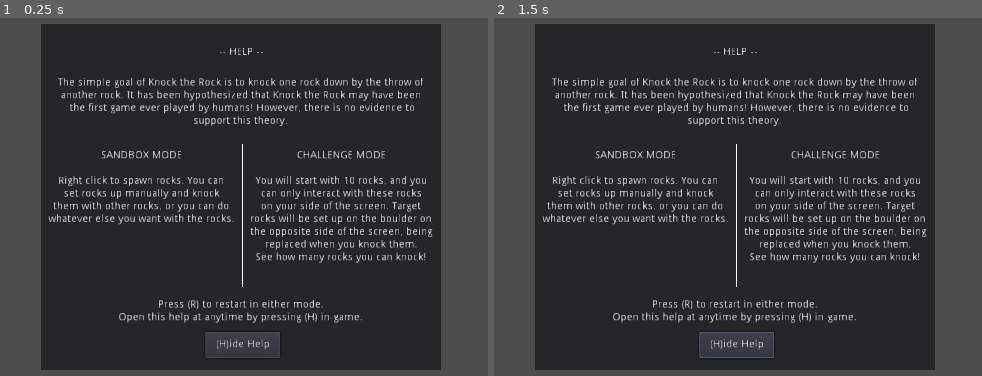
Above: before the commit, frames 1-2 (left to right).
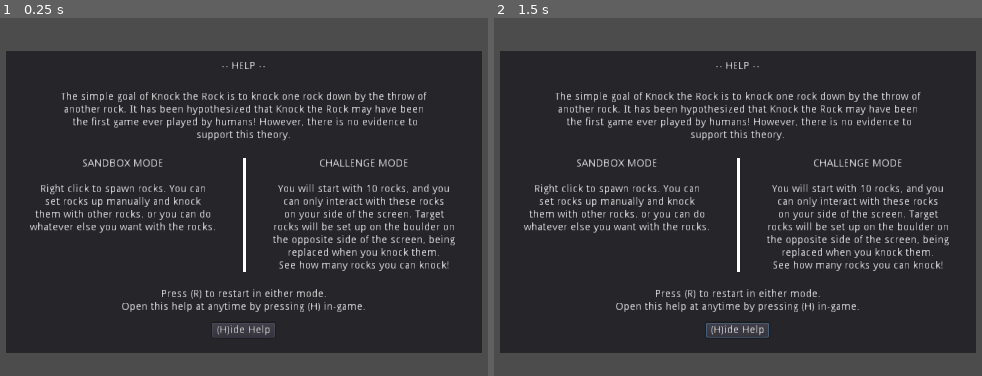
Above: after the commit, the same moments.

Repository: ebrahimebrahim/knock-the-rock
Game: Godot game, scene res://Help.tscn
The game is run twice, just before and just after one commit, with the same random seed, the same clock (stepped at 60 frames per second) and the same inputs. This scene is started directly instead of the project's main scene.
Inputs (mouse positions are in pixels of both pictures, inside the frame that each line leads up to):
- Up to frame 1 (0.25 s): no input
- Up to frame 2 (1.5 s): click "(H)ide Help" at 0.5 s; move the mouse to (913, 179) at 1.27 s; hold T (toggle_hud) from 1.28 s (still down); click (913, 179) at 1.42 s

The runs differ from the first frame. In frame 1, 36% of the frame differs, in the area x 1-99%, y 1-99%; in frame 2, 36%.

Commit message:
use containers to layout help screen

Diff:
--- a/ktr/Help.tscn
+++ b/ktr/Help.tscn
@@ -1,28 +1,41 @@
-[gd_scene format=2]
+[gd_scene load_steps=2 format=2]
 
-[node name="Help" type="Control"]
-anchor_right = 1.0
-anchor_bottom = 1.0
-margin_left = 263.0
-margin_top = 63.441
-margin_right = -270.0
-margin_bottom = -75.559
+[sub_resource type="StyleBoxLine" id=1]
+color = Color( 1, 1, 1, 1 )
+thickness = 3
+vertical = true
+
+[node name="Help" type="Panel"]
+anchor_left = 0.5
+anchor_top = 0.5
+anchor_right = 0.5
+anchor_bottom = 0.5
+margin_left = -317.5
+margin_top = -201.0
+margin_right = 317.5
+margin_bottom = 201.0
 __meta__ = {
 "_edit_use_anchors_": false
 }
 
-[node name="Panel" type="Panel" parent="."]
-margin_right = 533.0
-margin_bottom = 461.0
+[node name="MarginContainer" type="MarginContainer" parent="."]
+anchor_right = 1.0
+anchor_bottom = 1.0
 __meta__ = {
 "_edit_use_anchors_": false
 }
 
-[node name="Title" type="Label" parent="Panel"]
-margin_left = 236.865
-margin_top = 12.9763
-margin_right = 298.865
-margin_bottom = 60.9763
+[node name="VBoxContainer" type="VBoxContainer" parent="MarginContainer"]
+margin_right = 635.0
+margin_bottom = 402.0
+__meta__ = {
+"_edit_use_anchors_": false
+}
+
+[node name="Title" type="Label" parent="MarginContainer/VBoxContainer"]
+margin_right = 635.0
+margin_bottom = 40.0
+size_flags_vertical = 3
 text = "-- HELP --"
 align = 1
 valign = 1
@@ -30,10 +43,21 @@
 "_edit_use_anchors_": false
 }
 
-[node name="TopText" type="Label" parent="Panel"]
-margin_top = 62.9763
-margin_right = 533.0
-margin_bottom = 144.976
+[node name="MarginContainer2" type="MarginContainer" parent="MarginContainer/VBoxContainer"]
+margin_top = 44.0
+margin_right = 635.0
+margin_bottom = 129.0
+custom_constants/margin_top = 10
+custom_constants/margin_bottom = 10
+__meta__ = {
+"_edit_use_anchors_": false
+}
+
+[node name="TopText" type="Label" parent="MarginContainer/VBoxContainer/MarginContainer2"]
+margin_top = 10.0
+margin_right = 635.0
+margin_bottom = 75.0
+size_flags_vertical = 3
 text = "The simple goal of Knock the Rock is to knock one rock down by the throw of
 another rock. It has been hypothesized that Knock the Rock may have been
  the first game ever played by humans! However, there is no evidence to
@@ -44,23 +68,24 @@
 "_edit_use_anchors_": false
 }
 
-[node name="BottomText" type="Label" parent="Panel"]
-margin_top = 342.02
-margin_right = 533.0
-margin_bottom = 424.02
-text = "Press (R) to restart in either mode.
-Open this help at anytime by pressing (H) in-game."
-align = 1
-valign = 1
-__meta__ = {
-"_edit_use_anchors_": false
-}
+[node name="MarginContainer" type="MarginContainer" parent="MarginContainer/VBoxContainer"]
+margin_top = 133.0
+margin_right = 635.0
+margin_bottom = 303.0
+custom_constants/margin_top = 10
+custom_constants/margin_bottom = 10
 
-[node name="LeftText" type="Label" parent="Panel"]
-margin_left = 10.0
-margin_top = 151.0
-margin_right = 258.0
-margin_bottom = 285.0
+[node name="HBoxContainer" type="HBoxContainer" parent="MarginContainer/VBoxContainer/MarginContainer"]
+margin_top = 10.0
+margin_right = 635.0
+margin_bottom = 160.0
+size_flags_vertical = 3
+
+[node name="LeftText" type="Label" parent="MarginContainer/VBoxContainer/MarginContainer/HBoxContainer"]
+margin_right = 313.0
+margin_bottom = 99.0
+size_flags_horizontal = 3
+size_flags_vertical = 0
 text = "SANDBOX MODE
 
 Right click to spawn rocks. You can
@@ -73,11 +98,18 @@
 "_edit_use_anchors_": false
 }
 
-[node name="RightText" type="Label" parent="Panel"]
-margin_left = 278.0
-margin_top = 168.0
-margin_right = 523.0
-margin_bottom = 318.0
+[node name="MidLine" type="Panel" parent="MarginContainer/VBoxContainer/MarginContainer/HBoxContainer"]
+margin_left = 317.0
+margin_right = 317.0
+margin_bottom = 150.0
+custom_styles/panel = SubResource( 1 )
+
+[node name="RightText" type="Label" parent="MarginContainer/VBoxContainer/MarginContainer/HBoxContainer"]
+margin_left = 321.0
+margin_right = 635.0
+margin_bottom = 150.0
+size_flags_horizontal = 3
+size_flags_vertical = 0
 text = "CHALLENGE MODE
 
 You will start with 10 rocks, and you
@@ -93,17 +125,36 @@
 "_edit_use_anchors_": false
 }
 
-[node name="MidLine" type="Line2D" parent="Panel"]
-position = Vector2( -16.4814, 0 )
-points = PoolVector2Array( 285, 160, 285, 350 )
-width = 2.0
-default_color = Color( 1, 1, 1, 1 )
+[node name="MarginContainer3" type="MarginContainer" parent="MarginContainer/VBoxContainer"]
+margin_top = 307.0
+margin_right = 635.0
+margin_bottom = 358.0
+custom_constants/margin_top = 10
+custom_constants/margin_bottom = 10
+__meta__ = {
+"_edit_use_anchors_": false
+}
 
-[node name="HideButton" type="Button" parent="Panel"]
-margin_left = 219.0
-margin_top = 410.0
-margin_right = 319.0
-margin_bottom = 445.0
+[node name="BottomText" type="Label" parent="MarginContainer/VBoxContainer/MarginContainer3"]
+margin_top = 10.0
+margin_right = 635.0
+margin_bottom = 41.0
+size_flags_vertical = 3
+text = "Press (R) to restart in either mode.
+Open this help at anytime by pressing (H) in-game."
+align = 1
+valign = 1
+__meta__ = {
+"_edit_use_anchors_": false
+}
+
+[node name="HideButton" type="Button" parent="MarginContainer/VBoxContainer"]
+margin_left = 275.0
+margin_top = 362.0
+margin_right = 359.0
+margin_bottom = 382.0
+size_flags_horizontal = 4
+size_flags_vertical = 2
 text = "(H)ide Help"
 __meta__ = {
 "_edit_use_anchors_": false
